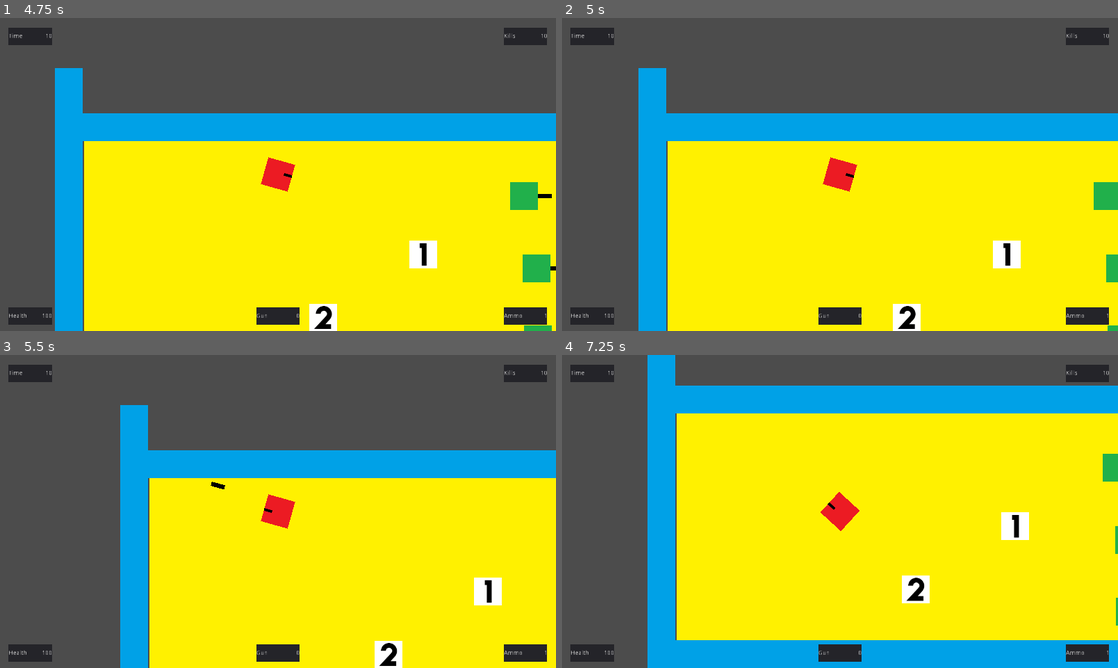
Above: before the commit, frames 1-4 (two rows, left to right).
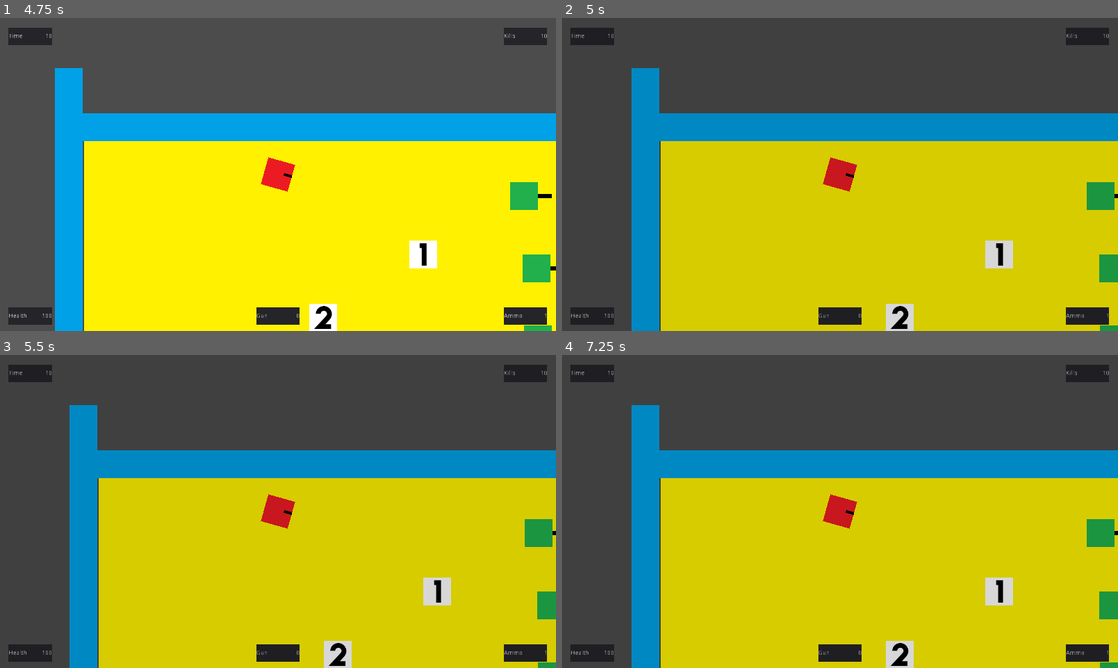
Above: after the commit, the same moments.

Repository: devmcclu/Project-FreeGUN
Game: Godot game, scene res://main_menu/mainmenu.tscn
Two runs of this game, one before a commit and one after it. Both use one fixed random seed, a clock stepped at 60 frames per second and the inputs below.
Inputs (mouse positions are in pixels of both pictures, inside the frame that each line leads up to):
- Up to frame 1 (4.75 s): click "Singleplayer" at 0.5 s; tap Enter at 1.25 s; move the mouse to (400, 158) at 1.27 s; hold D (player_move_right) 1.28-2.03 s; click (400, 158) at 1.35 s; move the mouse to (166, 190) at 2.02 s; hold S (player_move_down) 2.03-2.78 s; tap 1 (switch_weapon_1) at 2.1 s; move the mouse to (333, 105) at 2.77 s; hold D (player_move_right) 2.78-3.53 s; tap 2 (switch_weapon_2) at 2.85 s; move the mouse to (250, 237) at 3.52 s; hold W (player_move_up) 3.53-4.28 s; tap 3 (switch_weapon_3) at 3.6 s; move the mouse to (444, 221) at 4.27 s; hold A (player_move_left) from 4.28 s (still down); hold Mouse wheel up (weapon_up) from 4.28 s (still down)
- Up to frame 2 (5 s): keep holding A (player_move_left); keep holding Mouse wheel up (weapon_up); tap Escape (pause, bound only after the commit) at 4.9 s
- Up to frame 3 (5.5 s): keep holding A (player_move_left); move the mouse to (111, 464) at 5.02 s; release Mouse wheel up (weapon_up) at 5.03 s; click (111, 464) at 5.1 s
- Up to frame 4 (7.25 s): move the mouse to (867, 511) at 5.77 s; release A (player_move_left) at 5.78 s; hold S (player_move_down) 5.78-6.53 s; tap 1 (switch_weapon_1) at 5.85 s; move the mouse to (756, 433) at 6.52 s; hold D (player_move_right) from 6.53 s (still down); tap 2 (switch_weapon_2) at 6.6 s

Frame 1 is identical in both runs. In frame 2, 61% of the frame differs, in the area x 1-100%, y 5-100%; in frame 3, 61%; in frame 4, 78%, in the area x 1-100%, y 0-100%.

Commit message:
Create basic pause function for single player

Diff:
--- a/levels/Main.tscn
+++ b/levels/Main.tscn
@@ -8,6 +8,7 @@
 [ext_resource path="res://graphics/gun_1.png" type="Texture" id=6]
 [ext_resource path="res://graphics/gun_2.png" type="Texture" id=7]
 [ext_resource path="res://graphics/wall.png" type="Texture" id=8]
+[ext_resource path="res://pause_menu/PauseMenu.tscn" type="PackedScene" id=9]
 
 [sub_resource type="RectangleShape2D" id=1]
 
@@ -127,6 +128,8 @@
 
 [node name="Walls" type="Node" parent="." index="5"]
 
+editor/display_folded = true
+
 [node name="Wall" type="StaticBody2D" parent="Walls" index="0" groups=[
 "not_player",
 ]]
@@ -234,3 +237,15 @@
 scale = Vector2( 24.4, 1 )
 texture = ExtResource( 8 )
 _sections_unfolded = [ "Transform" ]
+
+[node name="CanvasLayer" type="CanvasLayer" parent="." index="6"]
+
+layer = 2
+offset = Vector2( 0, 0 )
+rotation = 0.0
+scale = Vector2( 1, 1 )
+transform = Transform2D( 1, 0, 0, 1, 0, 0 )
+
+[node name="PauseMenu" parent="CanvasLayer" index="0" instance=ExtResource( 9 )]
+
+visible = false
--- /dev/null
+++ b/pause_menu/PauseMenu.gd
@@ -0,0 +1,7 @@
+extends Control
+
+func _input(event):
+	if event.is_action_pressed("pause"):
+		var new_pause_state = not get_tree().paused
+		get_tree().paused = not get_tree().paused
+		visible = new_pause_state
--- a/pause_menu/PauseMenu.tscn
+++ b/pause_menu/PauseMenu.tscn
@@ -1,6 +1,24 @@
-[gd_scene format=2]
+[gd_scene load_steps=2 format=2]
 
-[node name="PauseMenu" type="Control" index="0"]
+[ext_resource path="res://pause_menu/PauseMenu.gd" type="Script" id=1]
+
+[node name="PauseMenu" type="Control"]
+
+pause_mode = 2
+anchor_left = 0.0
+anchor_top = 0.0
+anchor_right = 1.0
+anchor_bottom = 1.0
+rect_pivot_offset = Vector2( 0, 0 )
+rect_clip_content = false
+mouse_filter = 0
+mouse_default_cursor_shape = 0
+size_flags_horizontal = 1
+size_flags_vertical = 1
+script = ExtResource( 1 )
+_sections_unfolded = [ "Pause" ]
+
+[node name="ColorRect" type="ColorRect" parent="." index="0"]
 
 anchor_left = 0.0
 anchor_top = 0.0
@@ -12,3 +30,4 @@
 mouse_default_cursor_shape = 0
 size_flags_horizontal = 1
 size_flags_vertical = 1
+color = Color( 0, 0, 0, 0.154667 )
--- a/project.godot
+++ b/project.godot
@@ -47,6 +47,8 @@
  ]
 switch_weapon_3=[ Object(InputEventKey,"resource_local_to_scene":false,"resource_name":"","device":0,"alt":false,"shift":false,"control":false,"meta":false,"command":false,"pressed":false,"scancode":51,"unicode":0,"echo":false,"script":null)
  ]
+pause=[ Object(InputEventKey,"resource_local_to_scene":false,"resource_name":"","device":0,"alt":false,"shift":false,"control":false,"meta":false,"command":false,"pressed":false,"scancode":16777217,"unicode":0,"echo":false,"script":null)
+ ]
 
 [layer_names]
 
Not shown: 1 places in levels/Main.tscn that only renumber resources
